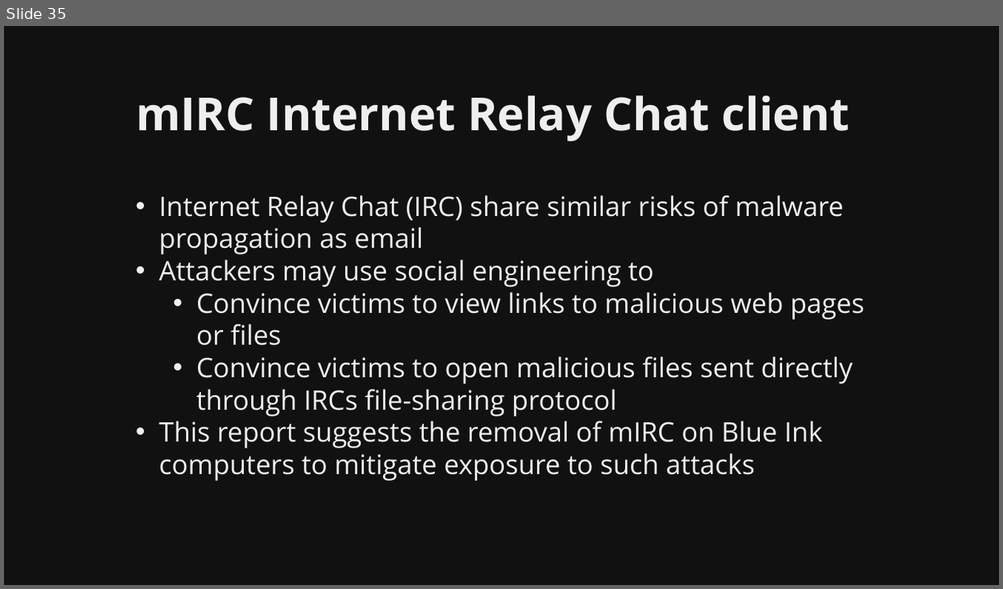
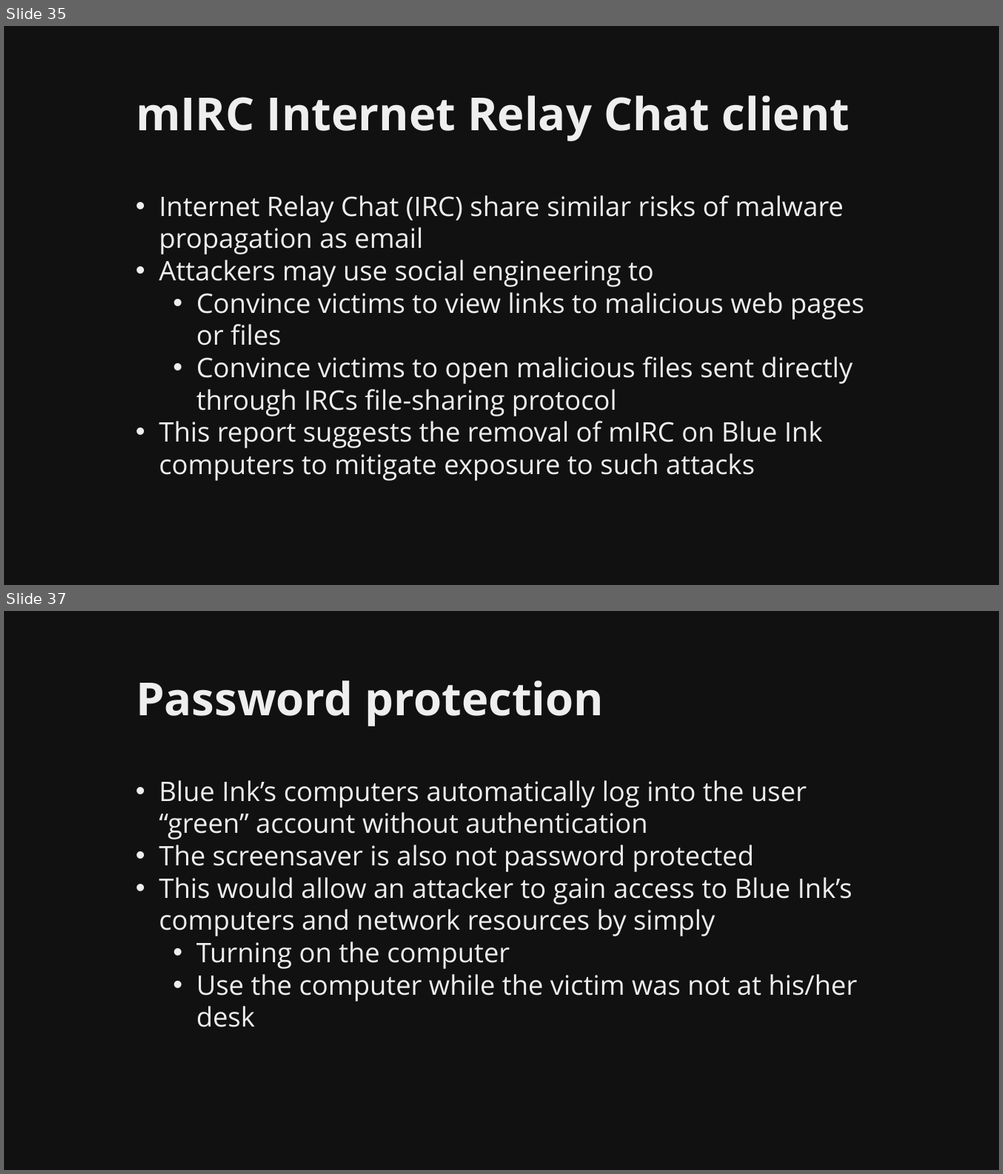
Before and after one commit to martymcflywa/ecu, a slide deck: year_1/sem_2/CSI1101_computer_security/0b_assignment_2_[22MAY15_0900]/dev/CSI1101_PONCE_A2_v01.pptx. Shown one above the other, each under a label of ours: slide 35 before the commit, slides 35 and 37 after it; the slides between them are not shown. The pictures are 1003x589 and 1003x1174 pixels, drawn with LibreOffice and Linux fonts; fonts in the diff are those of the drawing. Boxes give left, top, right and bottom in pixels: in the first picture for what was removed or moved away, otherwise in the second. Text is boxed around its words. In the diff, an @@ line names an element or a change of style, - is before the commit and + after.

Commit message:
CSI1101 A2: finished password protection, todo choosing password

```diff
--- a/year_1/sem_2/CSI1101_computer_security/0b_assignment_2_[22MAY15_0900]/dev/CSI1101_PONCE_A2_v01.pptx
+++ b/year_1/sem_2/CSI1101_computer_security/0b_assignment_2_[22MAY15_0900]/dev/CSI1101_PONCE_A2_v01.pptx
@@ slide 37 added at box(4, 611, 999, 1170), background #111111 @@
@@ title added at box(136, 681, 604, 726), 44 pt, text #EEEEEE, bold @@
+Password protection
@@ text added at box(159, 780, 857, 1028), 26 pt, text #EEEEEE @@
+• Blue Ink’s computers automatically log into the user “green” account without authentication
+• The screensaver is also not password protected
+• This would allow an attacker to gain access to Blue Ink’s computers and network resources by simply
+  • Turning on the computer
+  • Use the computer while the victim was not at his/her desk
```
Also in this commit, not shown: 2 slides changed, 12 other slides added, 8 other files.
